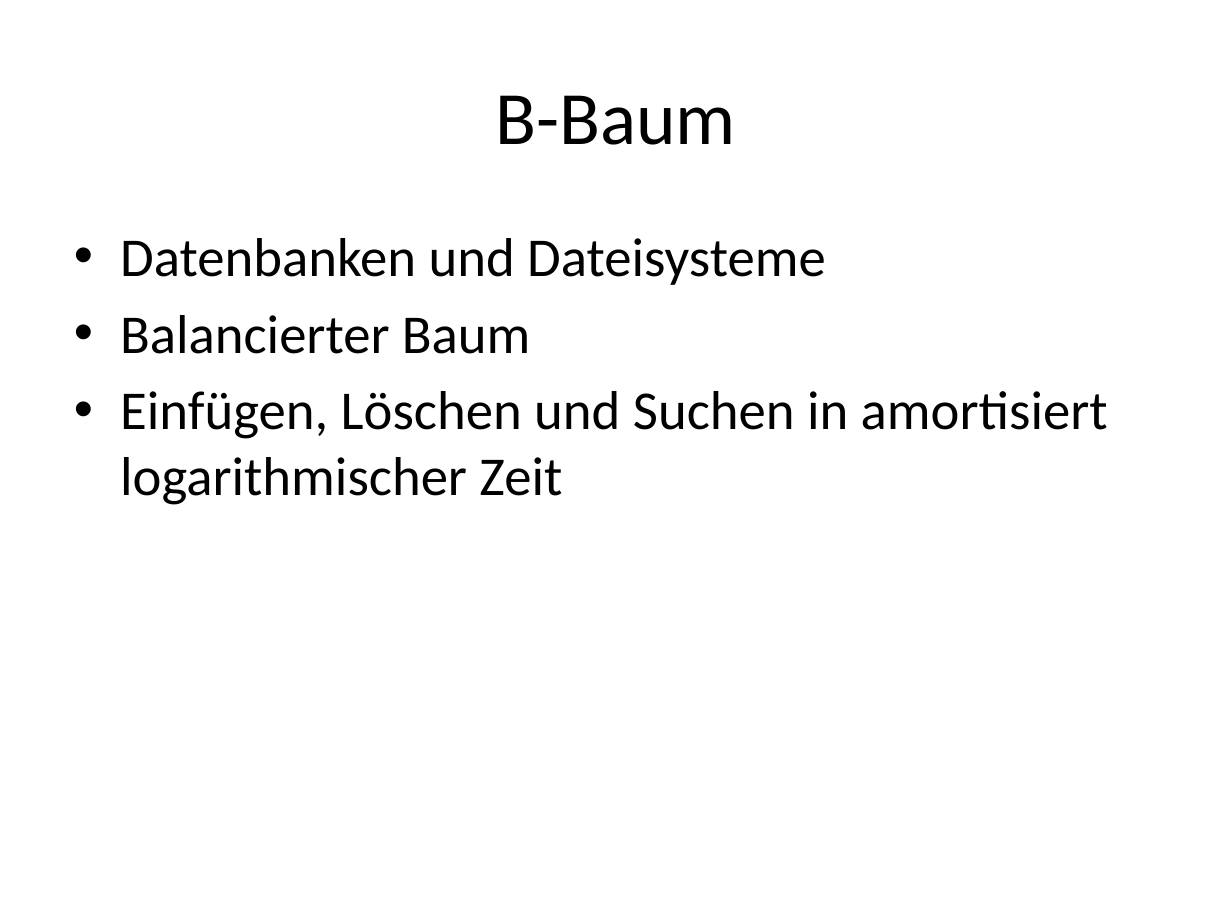
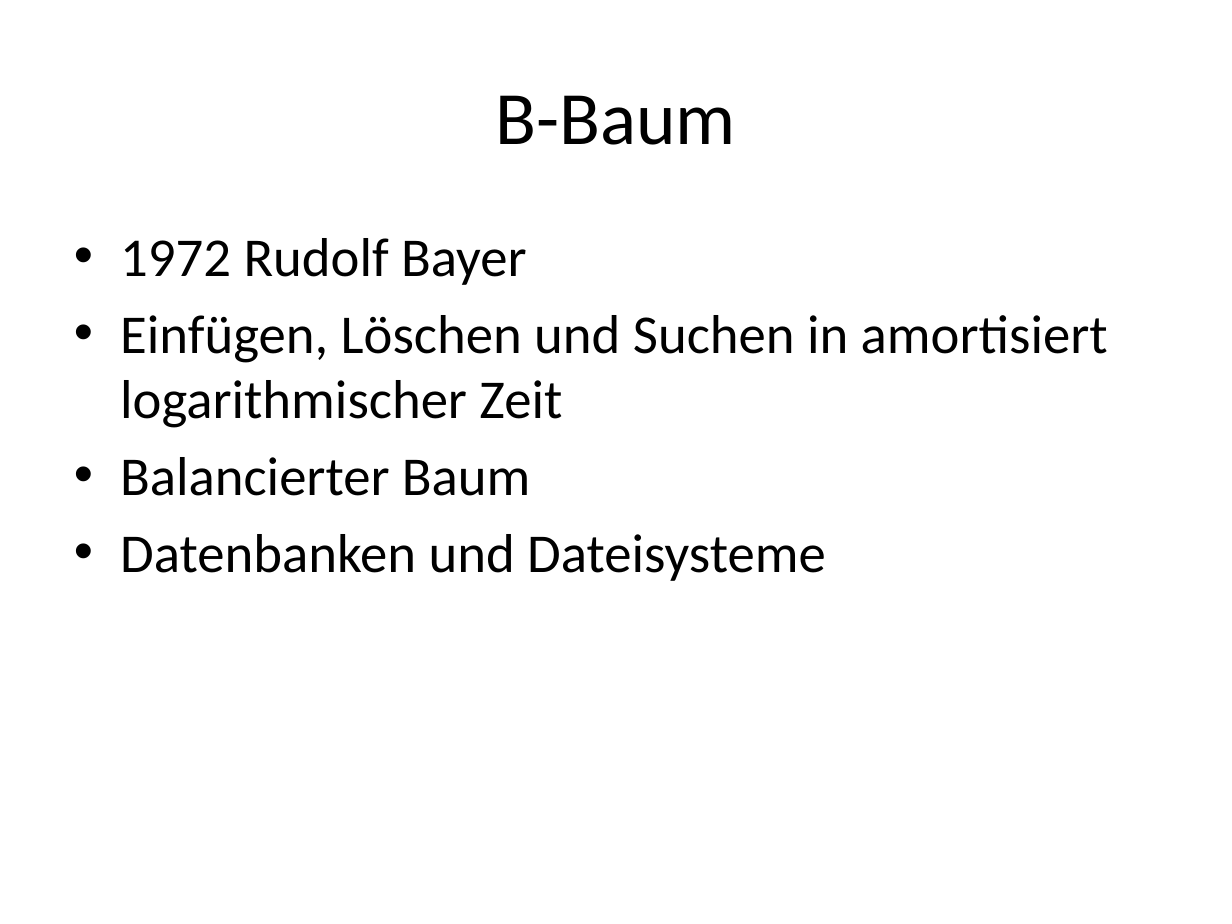
Before and after one commit to sebrockm/Algorithm_Engineering_Project, a slide deck: slide 2 of blob/blatt1/ae.pptx. Drawn at 1232x924 pixels with LibreOffice and Linux fonts; fonts in the diff are those of the drawing. Boxes give left, top, right and bottom in pixels: in the first picture for what was removed or moved away, otherwise in the second. Text is boxed around its words. In the diff, an @@ line names an element or a change of style, - is before the commit and + after.

```diff
--- a/blob/blatt1/ae.pptx
+++ b/blob/blatt1/ae.pptx
@@ text at box(120, 238, 1108, 496): paragraphs added @@
+• 1972 Rudolf Bayer
+• Einfügen, Löschen und Suchen in amortisiert logarithmischer Zeit
+• Balancierter Baum
@@ text at box(120, 315, 1108, 505): paragraphs removed @@
-• Balancierter Baum
-• Einfügen, Löschen und Suchen in amortisiert logarithmischer Zeit
```
Also in this commit, not shown: 2 slides removed, 15 other files.
